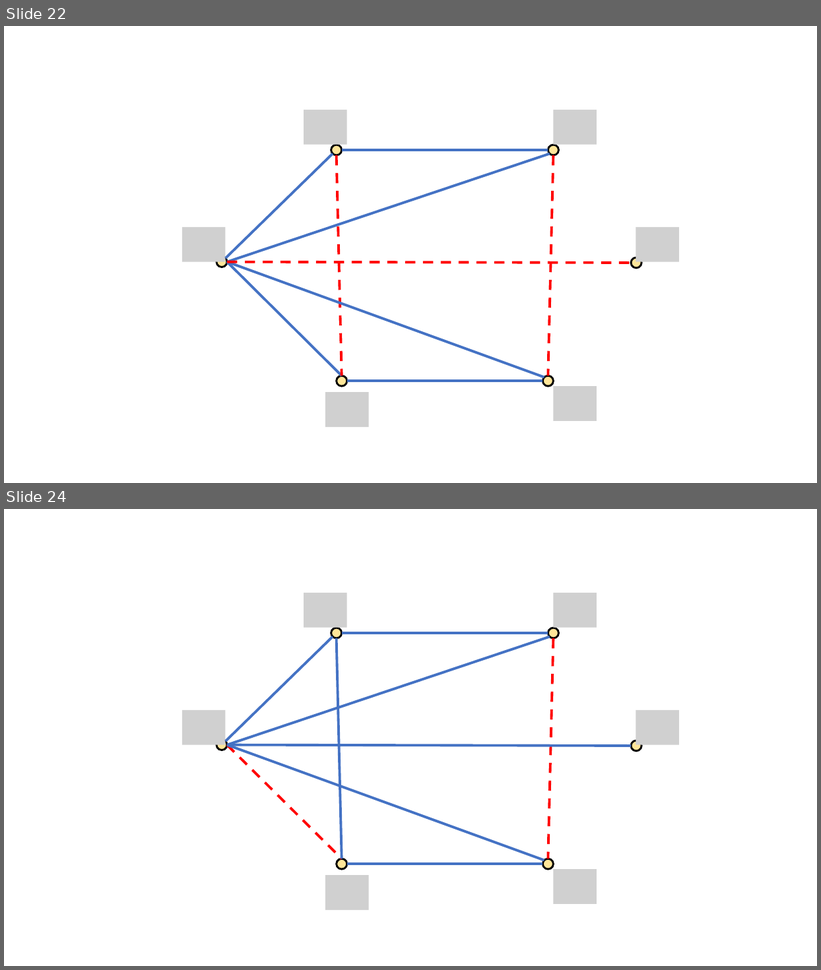
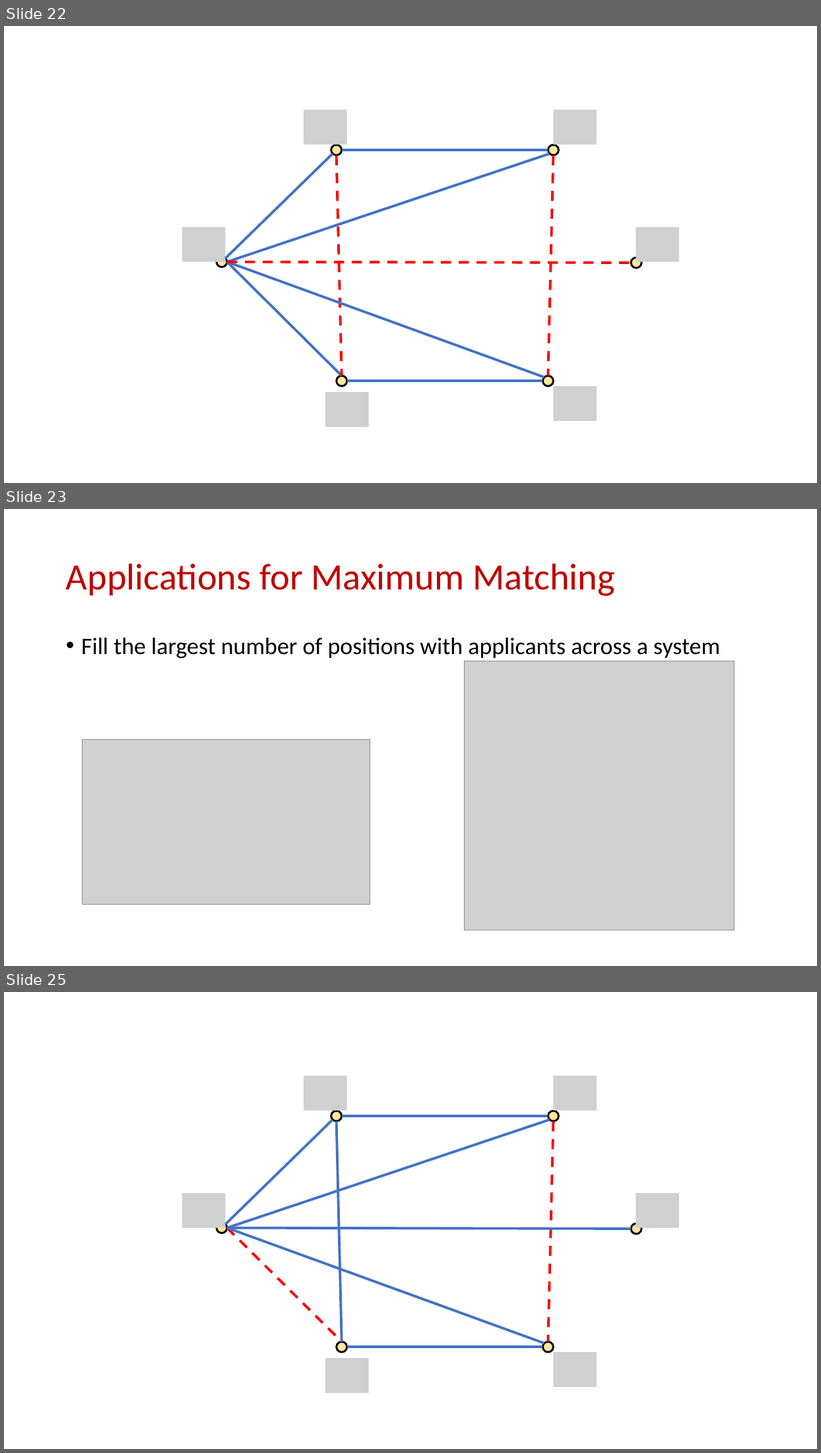
Before and after one commit to samsonzhou/samsonzhou.github.io, a slide deck: CSCE689-23/L19.pptx. Shown one above the other, each under a label of ours: slides 22 and 24 before the commit, slides 22, 23 and 25 after it; the slides between them are not shown. The pictures are 821x970 and 821x1453 pixels, drawn with LibreOffice and Linux fonts; fonts in the diff are those of the drawing; grey boxes stand for pictures. Boxes give left, top, right and bottom in pixels: in the first picture for what was removed or moved away, otherwise in the second. Text is boxed around its words. In the diff, an @@ line names an element or a change of style, - is before the commit and + after.

```diff
--- a/CSCE689-23/L19.pptx
+++ b/CSCE689-23/L19.pptx
@@ slide 23 added at (4,509,817,966), background #FFFFFF @@
@@ title added at (66,563,615,596), 44 pt, text #C00000 @@
+Applications for Maximum Matching
@@ text added at (81,638,720,658), 28 pt, text #000000 @@
+• Fill the largest number of positions with applicants across a system
@@ picture added at (465,661,734,931) @@
@@ picture added at (82,739,370,904) @@
@@ what was slide 24 is now slide 25 @@
```
Also in this commit, not shown: 2 slides changed, 37 slides removed, 4 other files.
